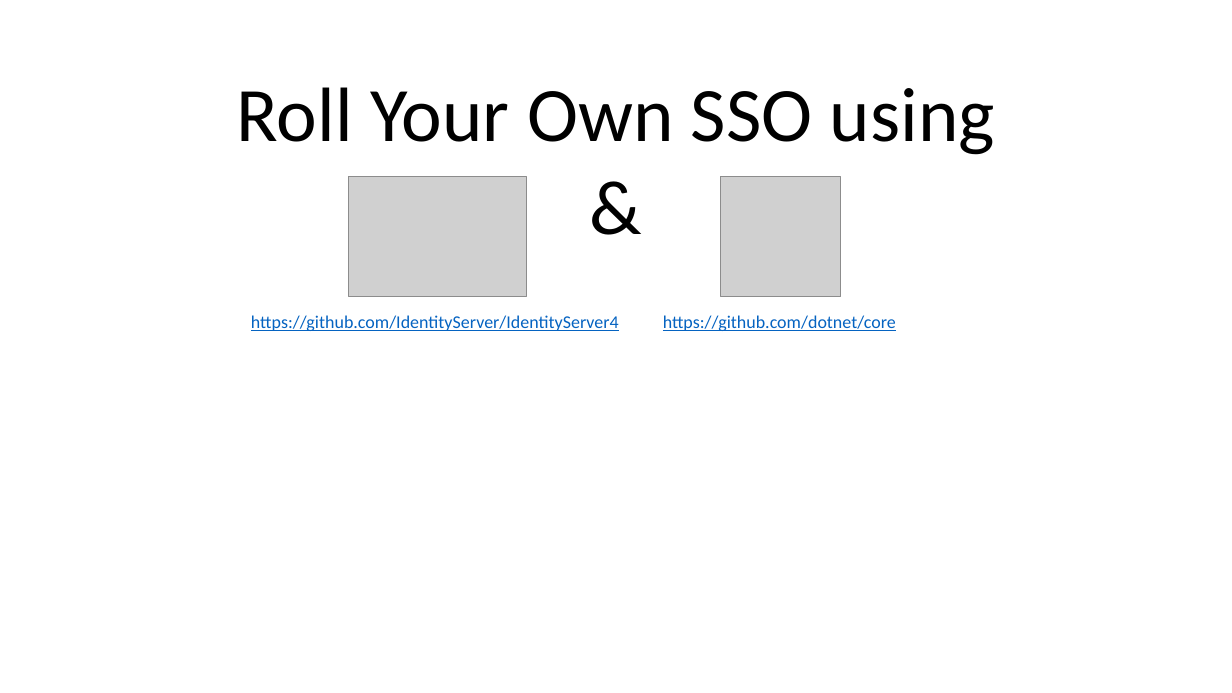
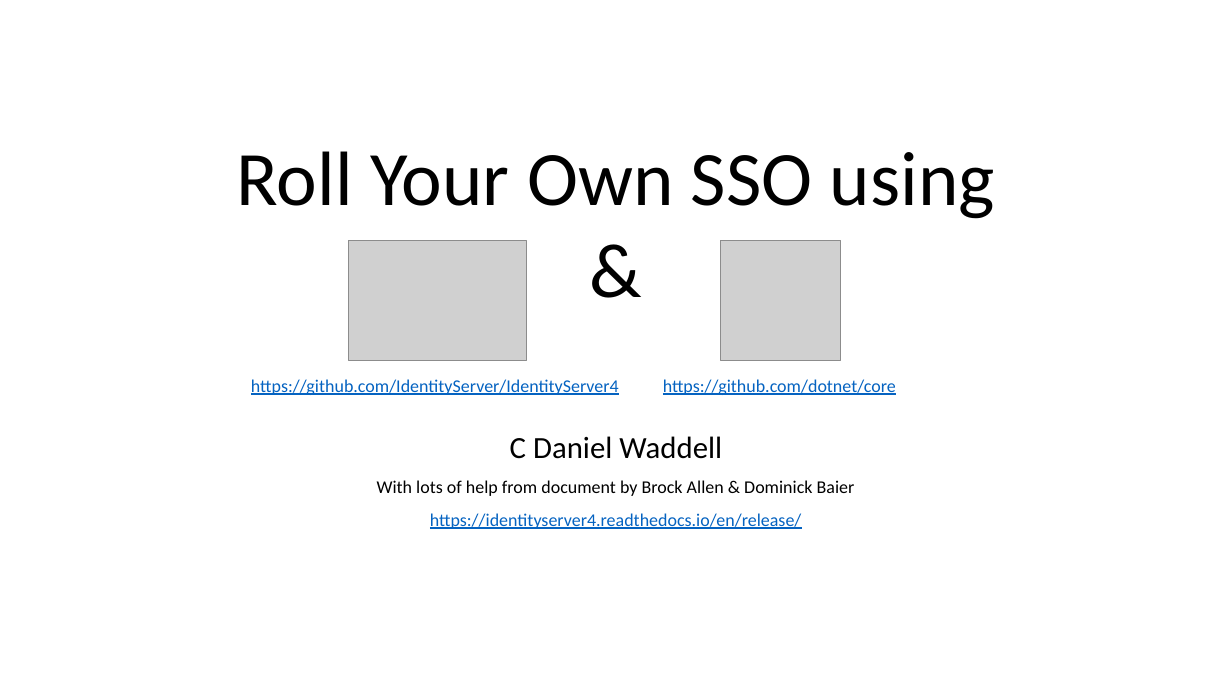
Before and after one commit to cdwaddell/ExampleSingleSignOn, a slide deck: slide 1 of RollYourOwnSso.pptx. Drawn at 1232x693 pixels with LibreOffice and Linux fonts; fonts in the diff are those of the drawing; grey boxes stand for pictures. Boxes give left, top, right and bottom in pixels: in the first picture for what was removed or moved away, otherwise in the second. Text is boxed around its words. In the diff, an @@ line names an element or a change of style, - is before the commit and + after.

```diff
--- a/RollYourOwnSso.pptx
+++ b/RollYourOwnSso.pptx
@@ 2 pictures, 2 texts, 1 title: place and size @@
-2 pictures, 2 texts, 1 title at (237, 87, 995, 331)
+2 pictures, 2 texts, 1 title at (237, 151, 995, 395)
@@ subtitle added at (377, 436, 855, 529), 14 pt, text #000000 @@
+C Daniel Waddell
+With lots of help from document by Brock Allen & Dominick Baier
+https://identityserver4.readthedocs.io/en/release/
```
Also in this commit, not shown: 5 other slides changed, 5 slides added, 6 slides removed.
